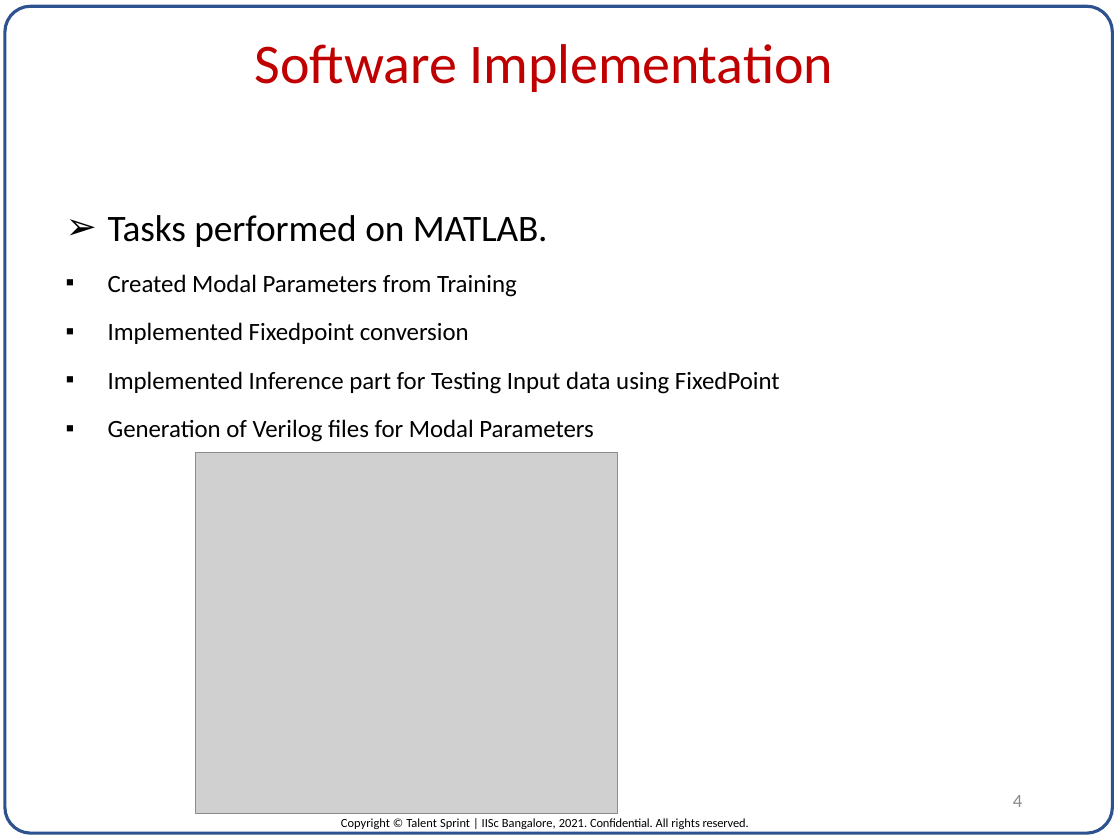
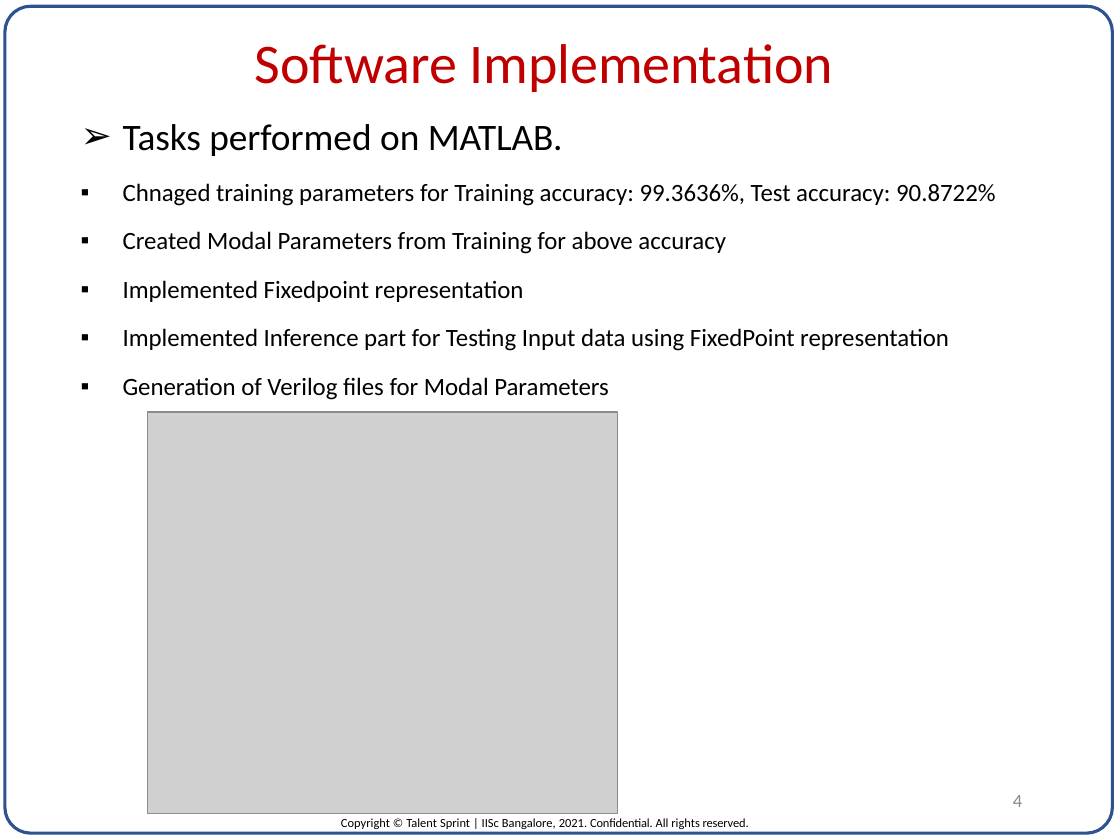
Before and after one commit to pvrajeshkumar/IISC_DVLSI_ML_Project, a slide deck: slide 4 of Project_Report/ASIC for Neural Network inference_P_V_Rajesh_Kumar.pptx. Drawn at 1120x840 pixels with LibreOffice and Linux fonts; fonts in the diff are those of the drawing; grey boxes stand for pictures. Boxes give left, top, right and bottom in pixels: in the first picture for what was removed or moved away, otherwise in the second. Text is boxed around its words. In the diff, an @@ line names an element or a change of style, - is before the commit and + after.

```diff
--- a/Project_Report/ASIC for Neural Network inference_P_V_Rajesh_Kumar.pptx
+++ b/Project_Report/ASIC for Neural Network inference_P_V_Rajesh_Kumar.pptx
@@ text "Tasks performed on MATLAB.": place and size @@
-text "Tasks performed on MATLAB." at bbox=[108, 215, 780, 442]
+text "Tasks performed on MATLAB." at bbox=[123, 124, 995, 400]
@@ text at bbox=[123, 183, 995, 351]: text changed @@
-      ▪ Created Modal Parameters from Training
-      ▪ Implemented Fixedpoint conversion
-      ▪ Implemented Inference part for Testing Input data using FixedPoint
+      ▪ Chnaged training parameters for Training accuracy: 99.3636%, Test accuracy: 90.8722%
+      ▪ Created Modal Parameters from Training for above accuracy
+      ▪ Implemented Fixedpoint representation
+      ▪ Implemented Inference part for Testing Input data using FixedPoint representation
@@ picture: place and size @@
-picture at bbox=[195, 452, 617, 813]
+picture at bbox=[148, 412, 618, 814]
```
Also in this commit, not shown: 11 other slides changed.
